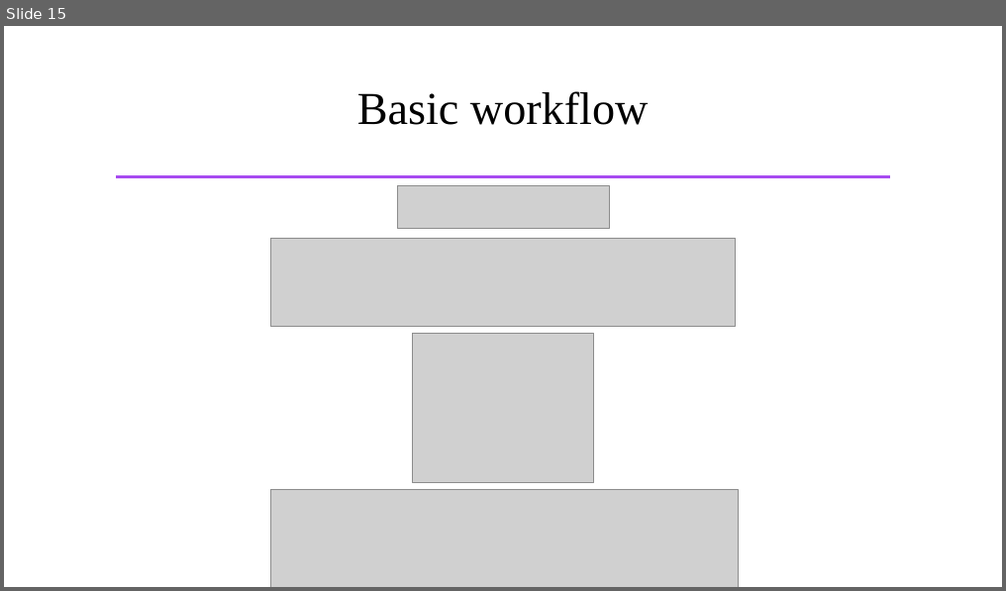
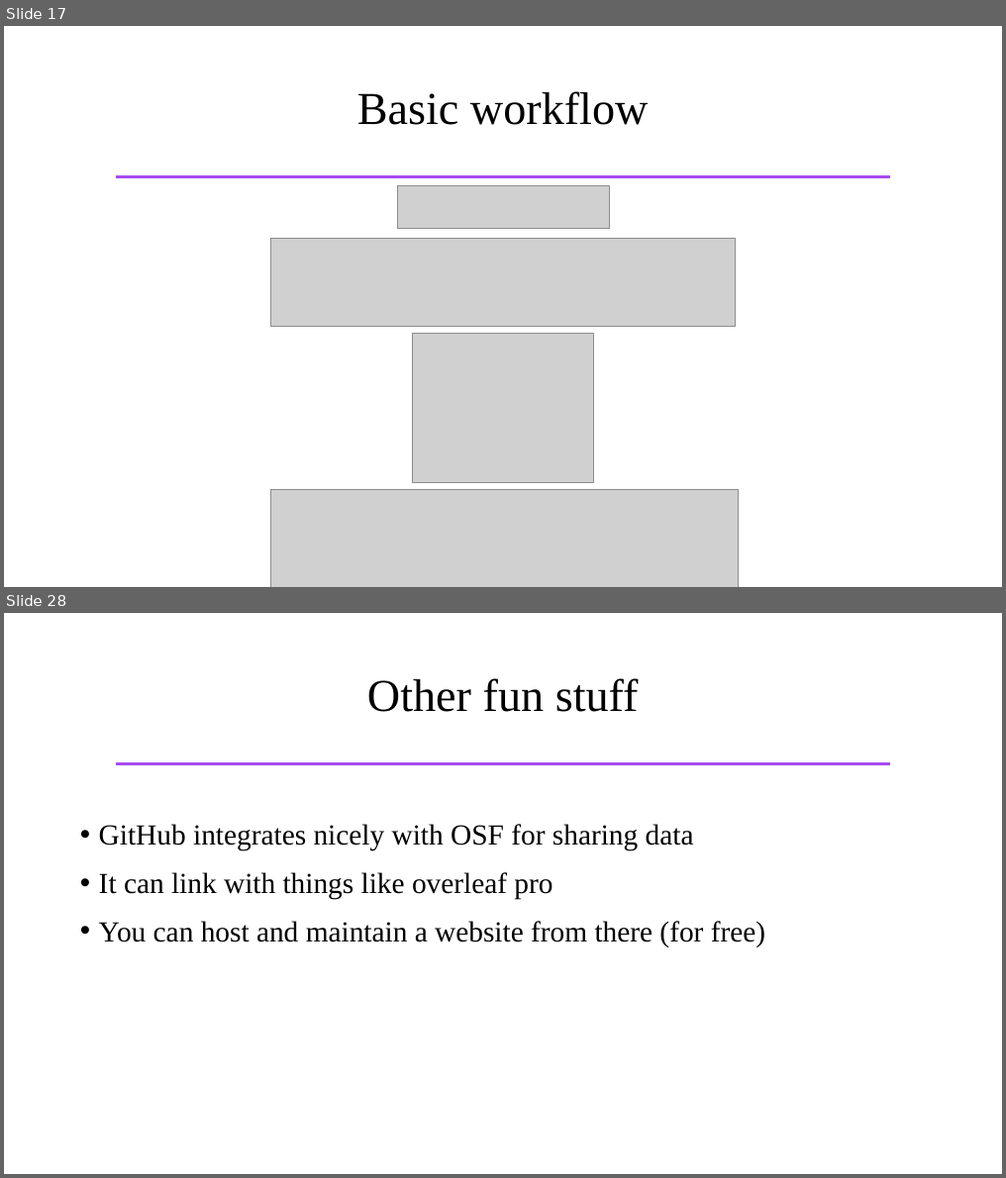
Before and after one commit to samhforbes/GitHub_Tools, a slide deck: GitHub_Tools.pptx. Shown one above the other, each under a label of ours: slide 15 before the commit, slides 17 and 28 after it; the slides between them are not shown. The pictures are 1006x591 and 1006x1178 pixels, drawn with LibreOffice and Linux fonts; fonts in the diff are those of the drawing; grey boxes stand for pictures. Boxes give left, top, right and bottom in pixels: in the first picture for what was removed or moved away, otherwise in the second. Text is boxed around its words. In the diff, an @@ line names an element or a change of style, - is before the commit and + after.

```diff
--- a/GitHub_Tools.pptx
+++ b/GitHub_Tools.pptx
@@ slide 28 added at [4, 613, 1002, 1174], background #FFFFFF; not listed: 1 template element that a slide beside it also shows @@
@@ title added at [367, 678, 639, 712], 44 pt, text #000000 @@
+Other fun stuff
@@ text added at [99, 824, 765, 948], 28 pt, text #000000 @@
+• GitHub integrates nicely with OSF for sharing data
+• It can link with things like overleaf pro
+• You can host and maintain a website from there (for free)
@@ what was slide 15 is now slide 17 @@
```
Also in this commit, not shown: 1 slide changed, 12 other slides added.
